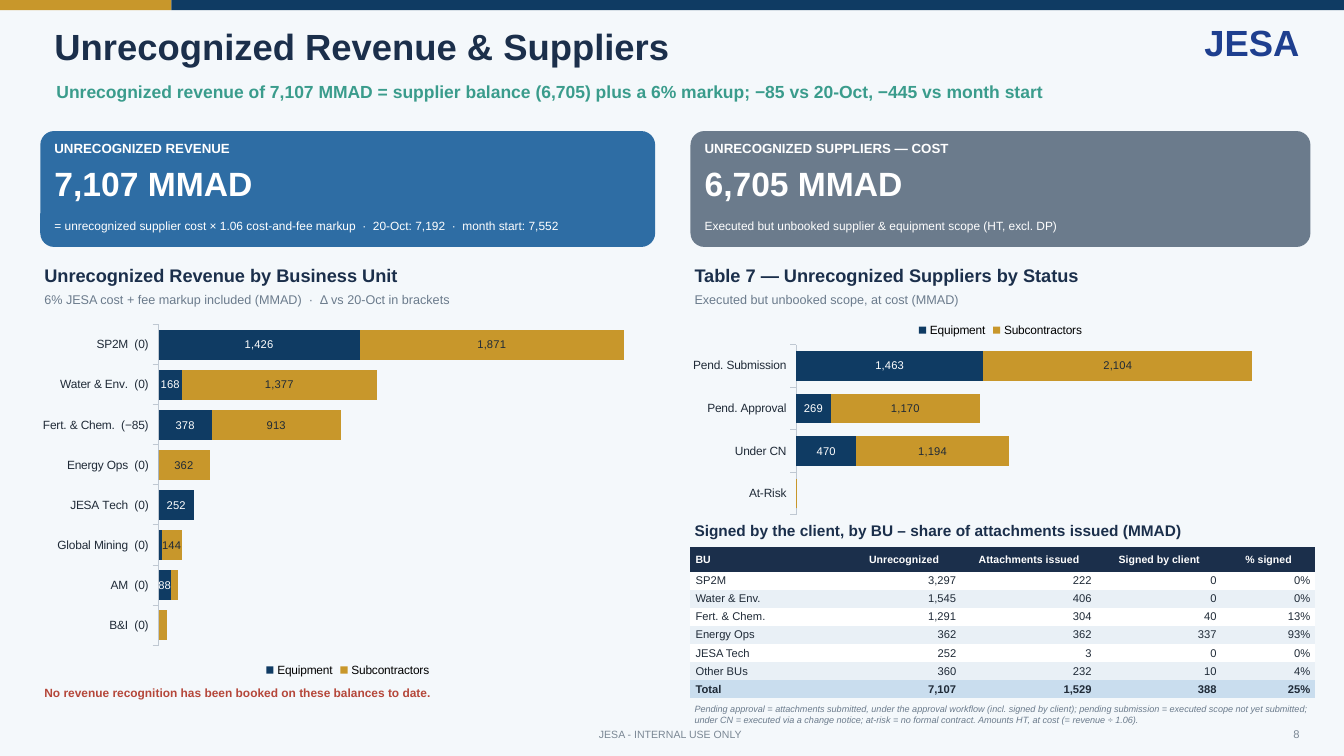
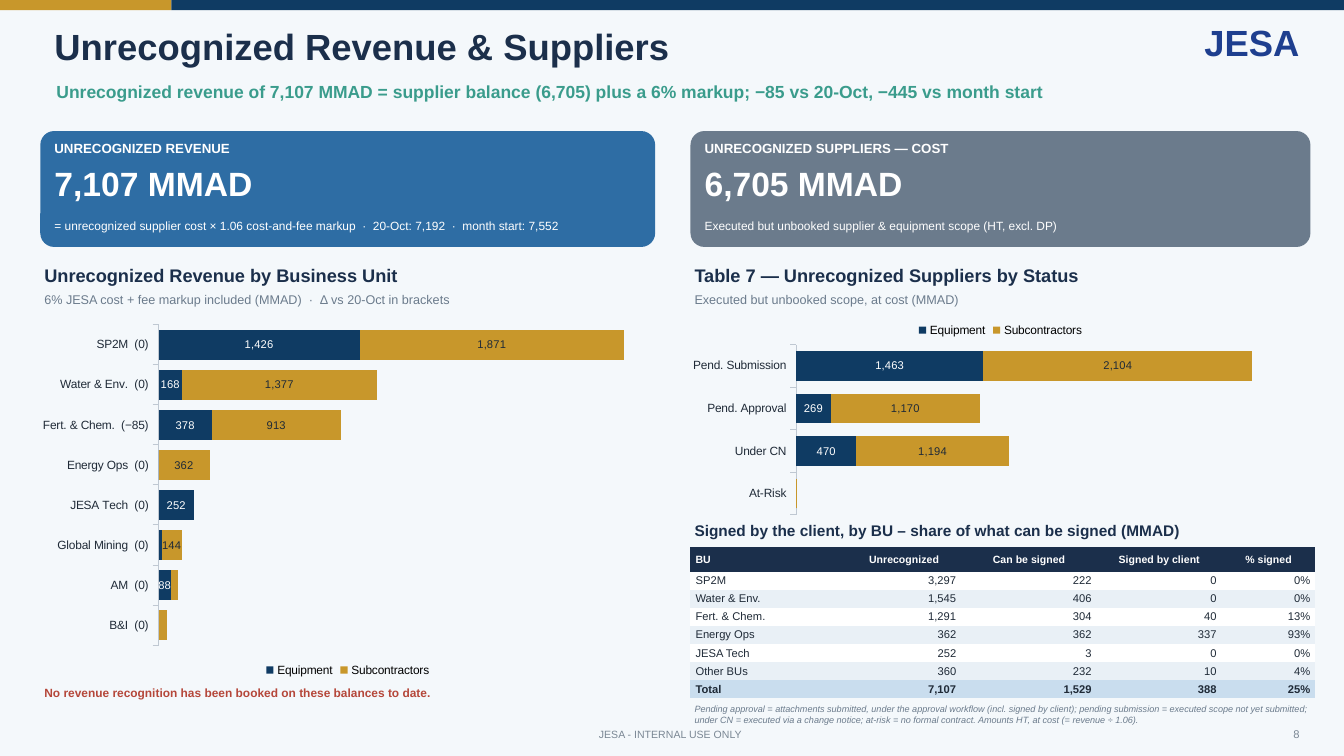
Before and after one commit to cherkaouihassan-art/Skills-Repo, a slide deck: slide 8 of weekly-ar-cash-deck/output/JESA_AR_Cash_Position_Nov_W1_2026-11-04_DRAFT.pptx. Drawn at 1344x756 pixels with LibreOffice and Linux fonts; fonts in the diff are those of the drawing. Boxes give left, top, right and bottom in pixels: in the first picture for what was removed or moved away, otherwise in the second. Text is boxed around its words. In the diff, an @@ line names an element or a change of style, - is before the commit and + after.

```diff
--- a/weekly-ar-cash-deck/output/JESA_AR_Cash_Position_Nov_W1_2026-11-04_DRAFT.pptx
+++ b/weekly-ar-cash-deck/output/JESA_AR_Cash_Position_Nov_W1_2026-11-04_DRAFT.pptx
@@ text at (695, 525, 1179, 540): text changed @@
-Signed by the client, by BU – share of attachments issued (MMAD)
+Signed by the client, by BU – share of what can be signed (MMAD)
@@ table at (691, 547, 1316, 699) @@
-row 1, column 3: Attachments issued
+row 1, column 3: Can be signed
```
Also in this commit, not shown: 13 other slides changed, 5 other files.
